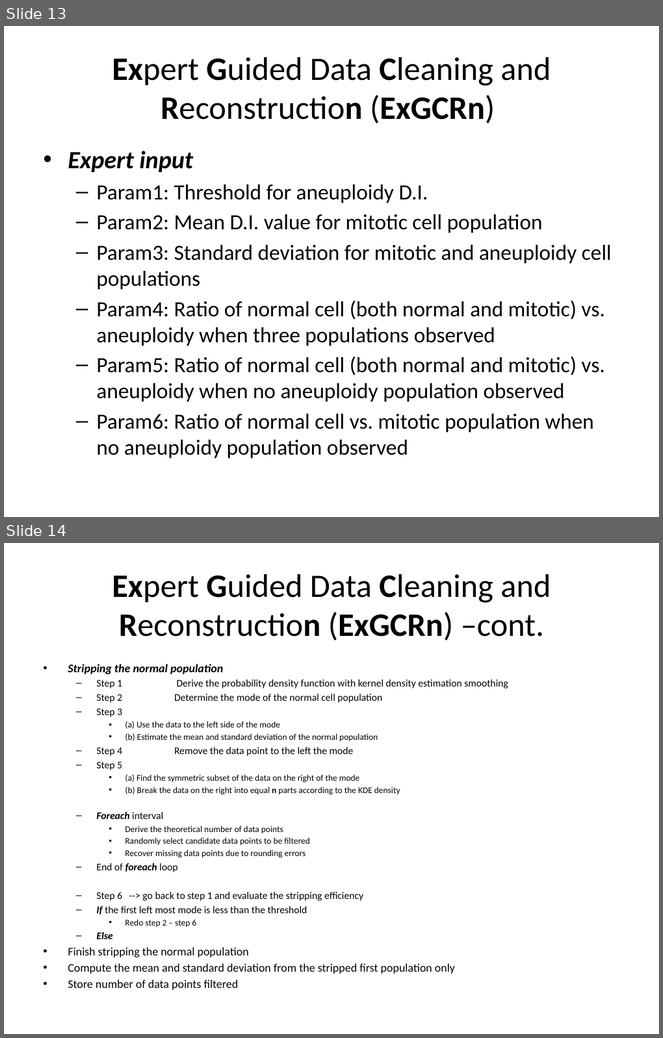
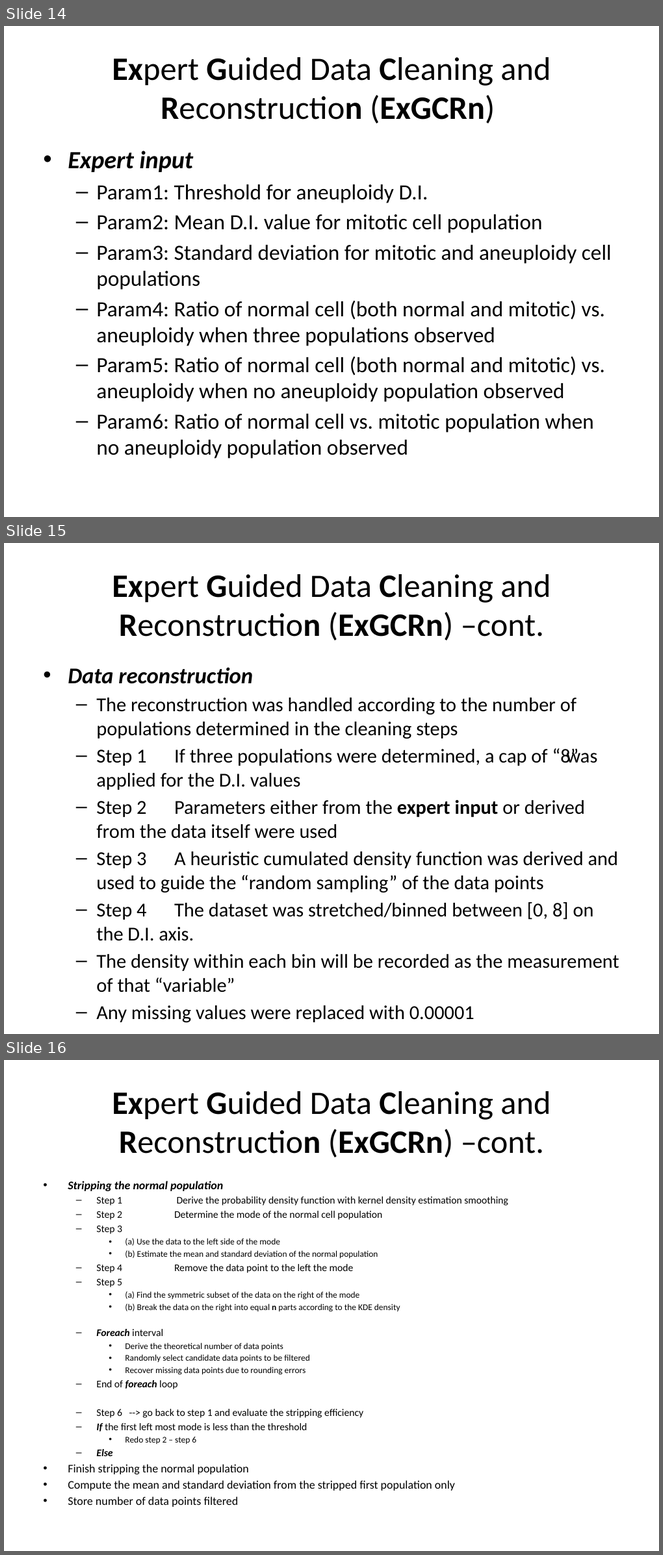
Before and after one commit to 2waybene/mixturemodel, a slide deck: BeijingMeeting/OralCancer.pptx. Shown one above the other, each under a label of ours: slides 13 and 14 before the commit, slides 14, 15 and 16 after it. The pictures are 663x1038 and 663x1555 pixels, drawn with LibreOffice and Linux fonts; fonts in the diff are those of the drawing. Boxes give left, top, right and bottom in pixels: in the first picture for what was removed or moved away, otherwise in the second. Text is boxed around its words. In the diff, an @@ line names an element or a change of style, - is before the commit and + after.

```diff
--- a/BeijingMeeting/OralCancer.pptx
+++ b/BeijingMeeting/OralCancer.pptx
@@ slide 15 added at [4,543,659,1034], background #FFFFFF @@
@@ title added at [112,574,551,641], 36 pt, text #000000 @@
+Expert Guided Data Cleaning and Reconstruction (ExGCRn) –cont.
@@ text added at [68,667,619,993], 21.7 pt, text #000000 @@
+• Data reconstruction
+  – The reconstruction was handled according to the number of populations determined in the cleaning steps
+  – Step 1 If three populations were determined, a cap of “8” was applied for the D.I. values
+  – Step 2 Parameters either from the expert input or derived from the data itself were used
+  – Step 3 A heuristic cumulated density function was derived and used to guide the “random sampling” of the data points
+  – Step 4 The dataset was stretched/binned between [0, 8] on the D.I. axis.
+  – The density within each bin will be recorded as the measurement of that “variable”
+  – Any missing values were replaced with 0.00001
@@ what was slide 13 is now slide 14 @@
@@ what was slide 14 is now slide 16 @@
```
Also in this commit, not shown: 2 slides changed, 16 other slides added, 2 slides removed, 2 other files.
